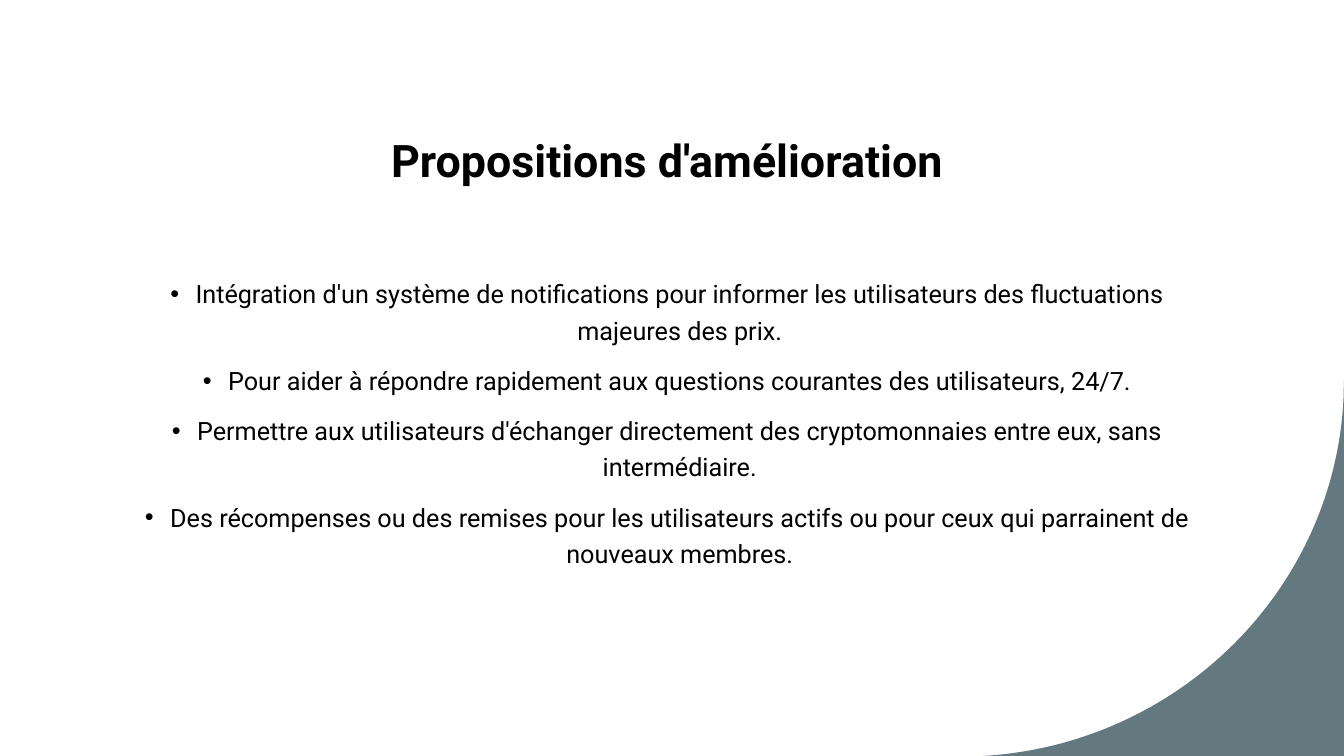
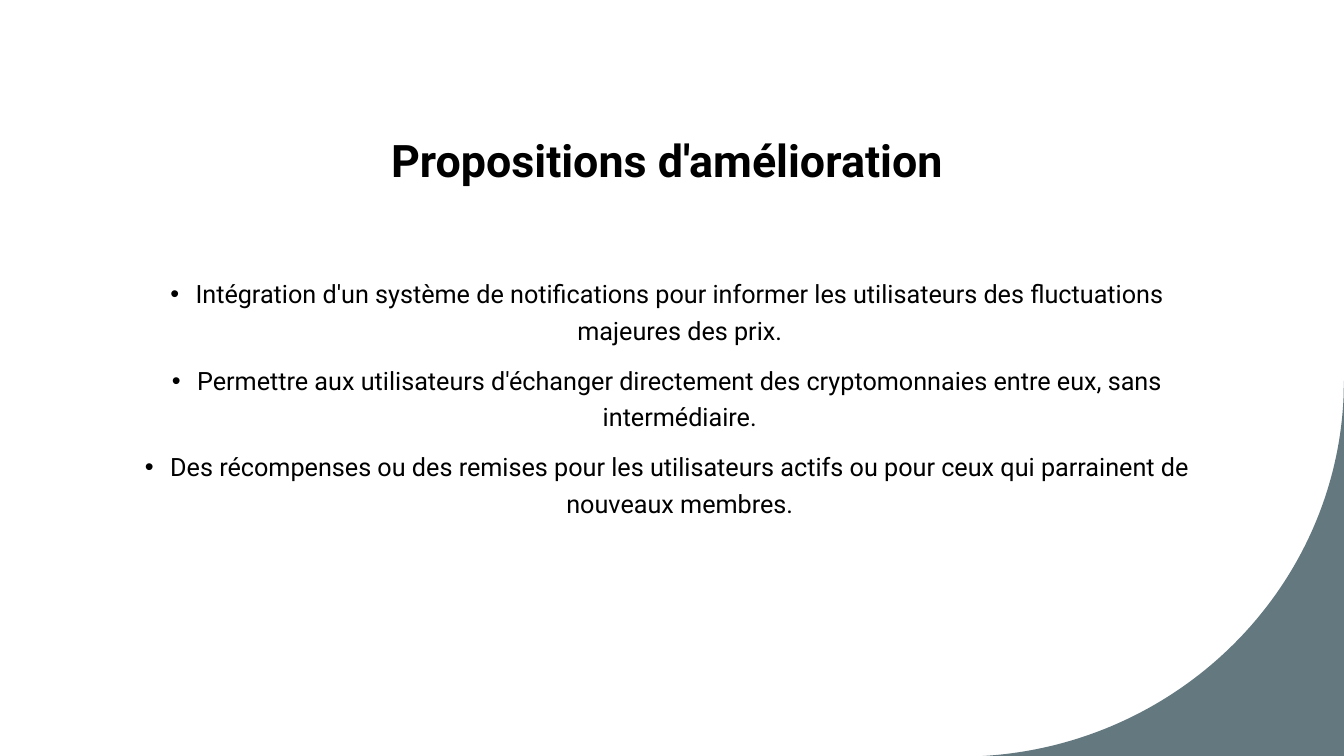
Before and after one commit to FlorentGATTI/projet-finale_bitchest, a slide deck: slide 11 of Bitchest_slides.pptx. Drawn at 1344x756 pixels with LibreOffice and Linux fonts; fonts in the diff are those of the drawing. Boxes give left, top, right and bottom in pixels: in the first picture for what was removed or moved away, otherwise in the second. Text is boxed around its words. In the diff, an @@ line names an element or a change of style, - is before the commit and + after.

```diff
--- a/Bitchest_slides.pptx
+++ b/Bitchest_slides.pptx
@@ text at <box>228,371,1130,395</box>: paragraph removed @@
-• Pour aider à répondre rapidement aux questions courantes des utilisateurs, 24/7.
```
Also in this commit, not shown: 6 other slides changed, 24 other files.
